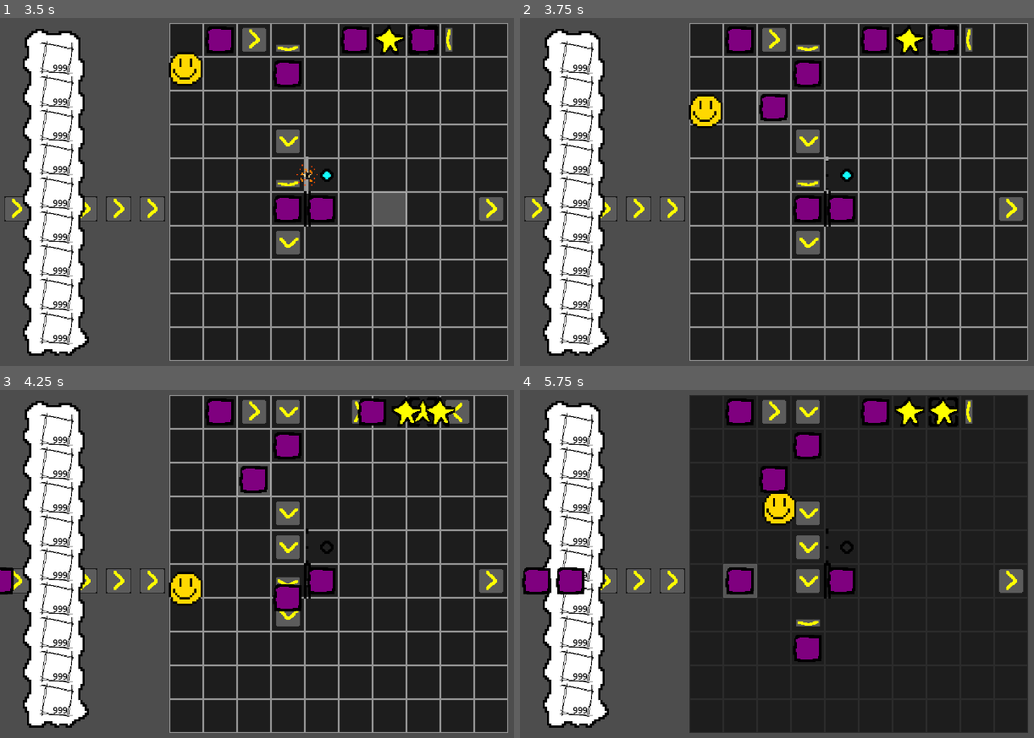
Above: before the commit, frames 1-4 (two rows, left to right).
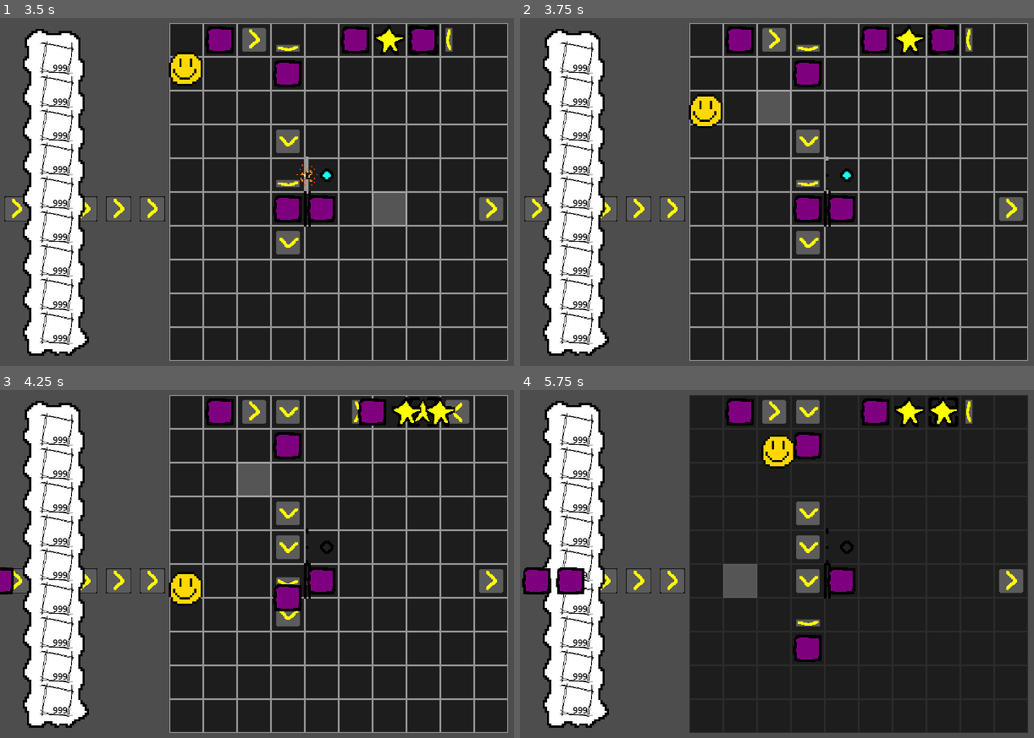
Above: after the commit, the same moments.

Repository: Stev51/gmtk-jam-2025
Game: Godot game, scene res://scenes/main.tscn
Two runs of this game, one before a commit and one after it. Both use one fixed random seed, a clock stepped at 60 frames per second and the inputs below.
Inputs (mouse positions are in pixels of both pictures, inside the frame that each line leads up to):
- Up to frame 1 (3.5 s): tap Enter at 0.5 s; move the mouse to (303, 268) at 0.52 s; hold Up (ui_up) 0.53-2.03 s; tap E every 0.75 s from 0.6 to 2.85 s; click (303, 268) at 0.67 s; move the mouse to (outside the picture) at 1.27 s; move the mouse to (133, 136) at 2.02 s; hold Left (ui_left) from 2.03 s (still down); move the mouse to (370, 192) at 2.77 s; click (370, 192) at 2.92 s
- Up to frame 2 (3.75 s): move the mouse to (756, 98) at 3.52 s; release Left (ui_left) at 3.53 s; hold Down (ui_down) from 3.53 s (still down); tap E at 3.6 s
- Up to frame 3 (4.25 s): keep holding Down (ui_down)
- Up to frame 4 (5.75 s): move the mouse to (1008, 546) at 4.27 s; release Down (ui_down) at 4.28 s; hold Right (ui_right) 4.28-5.03 s; tap E at 4.35, 5.1 s; move the mouse to (725, 581) at 5.02 s; hold Up (ui_up) from 5.03 s (still down); click (725, 581) at 5.17 s

Frame 1 is identical in both runs. In frame 2, 0.4% of the frame differs, in the area x 46-53%, y 21-30%; in frame 3, 0.4%; in frame 4, 1.8%, in the area x 39-54%, y 12-59%.

Commit message:
Fix animation queue keeping deleted mechs

Diff:
--- a/scripts/main.gd
+++ b/scripts/main.gd
@@ -35,7 +35,6 @@
 					delete_top_mechanism()
 
 				else: #If not hovering, and inv item selected, place it
-					place_new_mechanism()
 
 					if place_marker.cursor_state == Global.CursorStates.SELECTED and place_marker.placer_state == Global.PlacerStates.VALID:
 						place_new_mechanism()
--- a/scripts/world.gd
+++ b/scripts/world.gd
@@ -65,7 +65,7 @@
 		tickProgress = 1
 		done = true
 	for mech in toRenderMechs:
-		mech.render(tickProgress)
+		if mech != null: mech.render(tickProgress)
 
 	if done:
 		toRenderMechs.clear()
